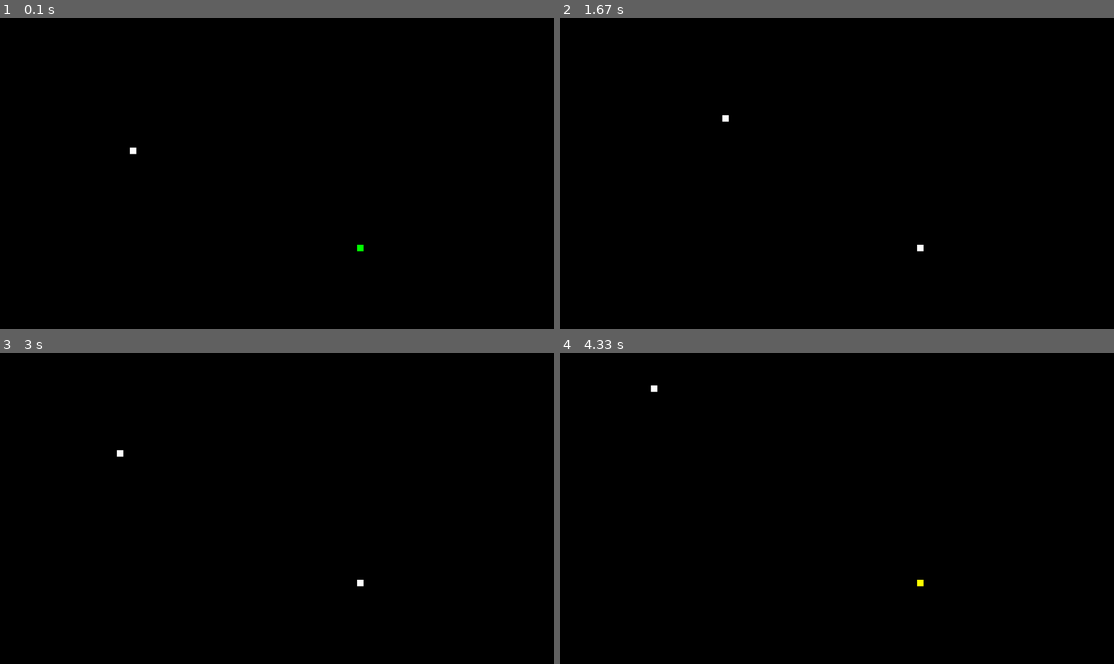
Above: before the commit, frames 1-4 (two rows, left to right).
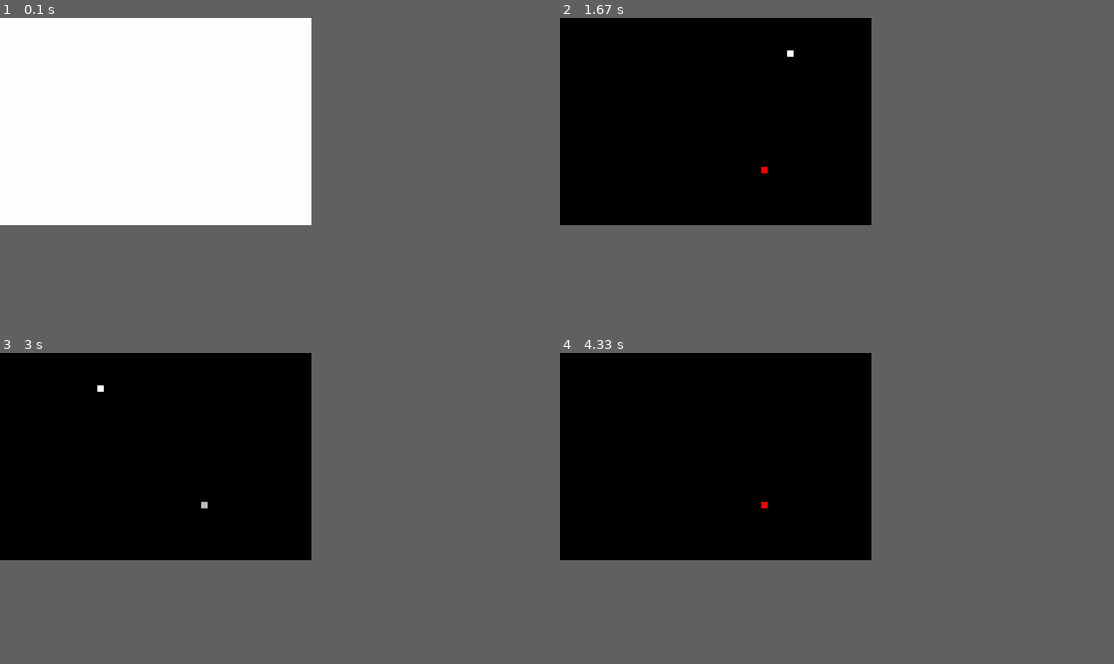
Above: after the commit, the same moments.

Repository: CPO99/IFRN
Game: pygame game, started from Primeiro_Semestre/Programacao_Para_Redes/Snake_Game/game.py
Same seed, same stepped clock (60 frames per second), same inputs: the game is played once before the commit and once after it.
Inputs:
- Up to frame 1 (0.1 s): no input
- Up to frame 2 (1.67 s): tap 3 at 0.33 s; hold Right 0.67-1.13 s; hold Up 1.17-1.47 s
- Up to frame 3 (3 s): hold Left 2-2.53 s; hold Down 2.57-2.87 s; hold Left from 2.9 s (still down)
- Up to frame 4 (4.33 s): release Left at 3.3 s; hold Up 3.33-3.7 s
In our replay, the window is 900x506 before the commit and 506x337 after it. These sizes can differ from the game's own. Grey fills any space a smaller window leaves; there, only what the larger window draws over its background counts as a difference.

The runs differ from the first frame. In frame 1, 37% of the frame differs, in the area x 0-66%, y 0-76%; in frame 2, 0.1%; in frame 3, 0.1%; in frame 4, less than 0.1%.

Commit message:
Adicionado parcialmente um menu da fases ao jogo

Diff:
--- a/Primeiro_Semestre/Programacao_Para_Redes/Snake_Game/game.py
+++ b/Primeiro_Semestre/Programacao_Para_Redes/Snake_Game/game.py
@@ -4,7 +4,7 @@
 pygame.init()
 
 #configurações de tela
-tela = pygame.display.set_mode((0,0), pygame.RESIZABLE)
+tela = pygame.display.set_mode((720,480), pygame.RESIZABLE)
 pygame.display.set_caption('Jogo da Cobrinha')
 
 #cores
@@ -18,12 +18,12 @@
 
 #função para fruta
 def fruta(fruta_pos_x, fruta_pos_y, cobra_tamanho):
-    cores = ["white","red","green","yellow","silver"]
+    cores = ["white","red","green","yellow","blue","silver"]
 
     pygame.draw.rect(tela,  random.sample(cores,1)[0], [fruta_pos_x, fruta_pos_y, cobra_tamanho, cobra_tamanho])
 
 #função para contar frutas comidas
-def  contadorFruta():
+def contadorFruta():
     pass
 
 #função principal do jogo
@@ -41,70 +41,87 @@
     #lista para armazenar o corpo da cobra, a posição de cada bloco do corpo
     cobra_corpo = []
 
+    #lado do retângulo que forma a cobra
+    cobra_tamanho = 15
+
     #armazena a quantidade de blocos que compõem o corpo da cobra
     cobra_blocos_qtd = 1
-
-    cobra_tamanho = 15
 
     #definindo posição da fruta
     tela_largura, tela_altura = tela.get_size()
     fruta_pos_x = round(random.randrange(0, tela_largura) / cobra_tamanho) * cobra_tamanho
     fruta_pos_y = round(random.randrange(0, tela_altura) / cobra_tamanho) * cobra_tamanho
 
-    nivel = 10
+    nivel = 0
+
+    menu = True
 
     while jogo_exe:
+        if menu:
+            tela.fill(branco)
+
+            for evento in pygame.event.get():
+                if evento.type == pygame.KEYDOWN:
+                    if evento.key == pygame.K_1:
+                        nivel = 10
+                        menu = False
+                    elif evento.key == pygame.K_2:
+                        nivel = 20
+                        menu = False
+                    elif evento.key == pygame.K_3:
+                        nivel = 30
+                        menu = False
+
+        else:
+            for evento in pygame.event.get():
+                if evento.type == pygame.QUIT:
+                    jogo_exe = False
+                if evento.type == pygame.KEYDOWN:
+                    if evento.key == pygame.K_LEFT:
+                        cobra_mov_x = -cobra_tamanho
+                        cobra_mov_y = 0
+                    elif evento.key == pygame.K_RIGHT:
+                        cobra_mov_x = cobra_tamanho
+                        cobra_mov_y = 0
+                    elif evento.key == pygame.K_UP:
+                        cobra_mov_x = 0
+                        cobra_mov_y = -cobra_tamanho
+                    elif evento.key == pygame.K_DOWN:
+                        cobra_mov_x = 0
+                        cobra_mov_y = cobra_tamanho
+
+            #Atualiza a posição da cobra
+            cobra_pos_x += cobra_mov_x
+            cobra_pos_y += cobra_mov_y
+
+            #Preenche a tela com preto
+            tela.fill(preto)
+
+            #Desenha a fruta
+            fruta(fruta_pos_x, fruta_pos_y, cobra_tamanho)
+
+            #acrescenta um bloco ao corpo da cobra
+            cobra_bloco = []
+            cobra_bloco.append(cobra_pos_x)
+            cobra_bloco.append(cobra_pos_y)
+            cobra_corpo.append(cobra_bloco)
+
+            #garante que a cobra não fique maior do que deve
+            if len(cobra_corpo) > cobra_blocos_qtd:
+                del cobra_corpo[0]
+
+            cobra(cobra_tamanho, cobra_corpo)
+
+            pygame.display.update()
+
+            #verificando se cobra comeu a fruta
+            if cobra_pos_x == fruta_pos_x and cobra_pos_y == fruta_pos_y:
+                fruta_pos_x = round(random.randrange(0, tela_largura) / cobra_tamanho) * cobra_tamanho
+                fruta_pos_y = round(random.randrange(0, tela_altura) / cobra_tamanho) * cobra_tamanho
+
+                cobra_blocos_qtd += 1
+
         pygame.display.flip()
-
-        for evento in pygame.event.get():
-            if evento.type == pygame.QUIT:
-                jogo_exe = False
-            if evento.type == pygame.KEYDOWN:
-                if evento.key == pygame.K_LEFT:
-                    cobra_mov_x = -cobra_tamanho
-                    cobra_mov_y = 0
-                elif evento.key == pygame.K_RIGHT:
-                    cobra_mov_x = cobra_tamanho
-                    cobra_mov_y = 0
-                elif evento.key == pygame.K_UP:
-                    cobra_mov_x = 0
-                    cobra_mov_y = -cobra_tamanho
-                elif evento.key == pygame.K_DOWN:
-                    cobra_mov_x = 0
-                    cobra_mov_y = cobra_tamanho
-
-
-        #Atualiza a posição da cobra
-        cobra_pos_x += cobra_mov_x
-        cobra_pos_y += cobra_mov_y
-
-        #Preenche a tela com preto
-        tela.fill(preto)
-
-        #Desenha a fruta
-        fruta(fruta_pos_x, fruta_pos_y, cobra_tamanho)
-
-        #acrescenta um bloco ao corpo da cobra
-        cobra_bloco = []
-        cobra_bloco.append(cobra_pos_x)
-        cobra_bloco.append(cobra_pos_y)
-        cobra_corpo.append(cobra_bloco)
-
-        #garante que a cobra não fique maior do que deve
-        if len(cobra_corpo) > cobra_blocos_qtd:
-            del cobra_corpo[0]
-
-        cobra(cobra_tamanho, cobra_corpo)
-
-        pygame.display.update()
-
-        #verificando se cobra comeu a fruta
-        if cobra_pos_x == fruta_pos_x and cobra_pos_y == fruta_pos_y:
-            fruta_pos_x = round(random.randrange(0, tela_largura) / cobra_tamanho) * cobra_tamanho
-            fruta_pos_y = round(random.randrange(0, tela_altura) / cobra_tamanho) * cobra_tamanho
-
-            cobra_blocos_qtd += 1
-
         pygame.time.Clock().tick(nivel)
 
 jogo()
--- /dev/null
+++ b/Primeiro_Semestre/Programacao_Para_Redes/Snake_Game/import pygame.py
@@ -0,0 +1,46 @@
+import pygame
+
+pygame.init()
+
+# Configurações da tela
+largura, altura = 800, 600
+tela = pygame.display.set_mode((largura, altura))
+pygame.display.set_caption("Caixa de Texto Pygame")
+
+# Cores
+cor_fundo = (255, 255, 255)
+cor_texto = (0, 0, 0)
+cor_caixa_texto = (200, 200, 200)
+
+# Fonte
+fonte = pygame.font.Font(None, 32)
+
+# Caixa de texto
+caixa_texto = pygame.Rect(100, 100, 600, 40)
+texto = ""
+
+executando = True
+while executando:
+    for evento in pygame.event.get():
+        if evento.type == pygame.QUIT:
+            executando = False
+        if evento.type == pygame.KEYDOWN:
+            if evento.key == pygame.K_RETURN:
+                print(texto)  # Exibe o texto quando Enter é pressionado
+                texto = "Teste"  # Limpa a caixa de texto
+            elif evento.key == pygame.K_BACKSPACE:
+                texto = texto[:-1]  # Remove o último caractere
+            else:
+                texto += evento.unicode  # Adiciona o caractere digitado
+
+    # Desenha a tela
+    tela.fill(cor_fundo)
+    pygame.draw.rect(tela, cor_caixa_texto, caixa_texto)
+
+    # Renderiza o texto
+    superficie_texto = fonte.render(texto, True, cor_texto)
+    tela.blit(superficie_texto, (caixa_texto.x + 5, caixa_texto.y + 5))
+
+    pygame.display.flip()
+
+pygame.quit()
